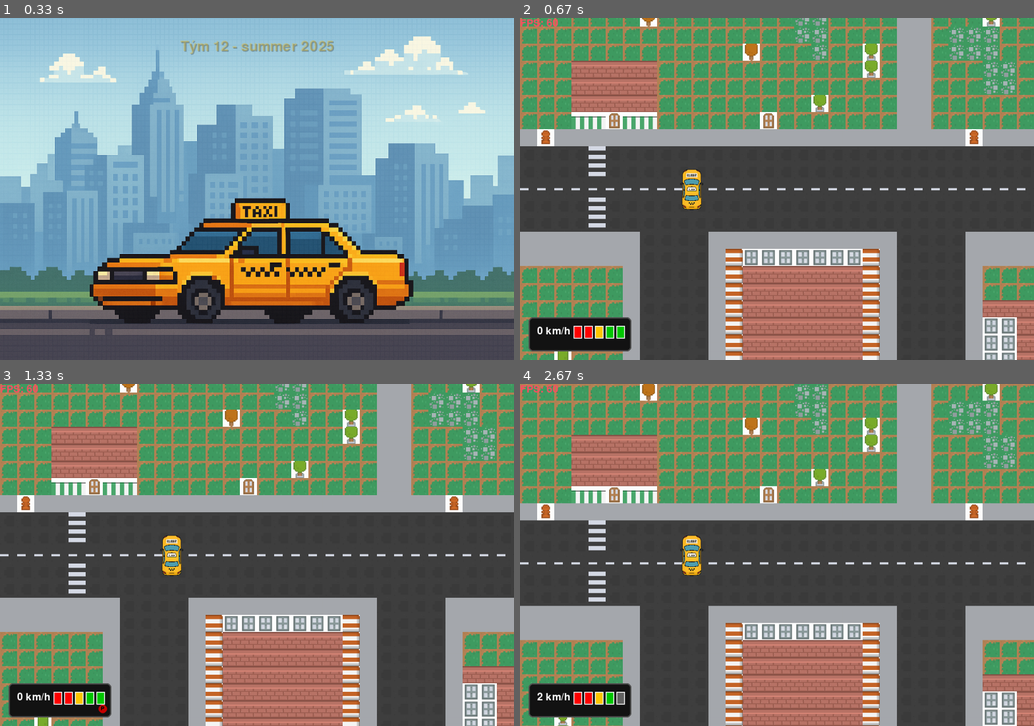
Above: before the commit, frames 1-4 (two rows, left to right).
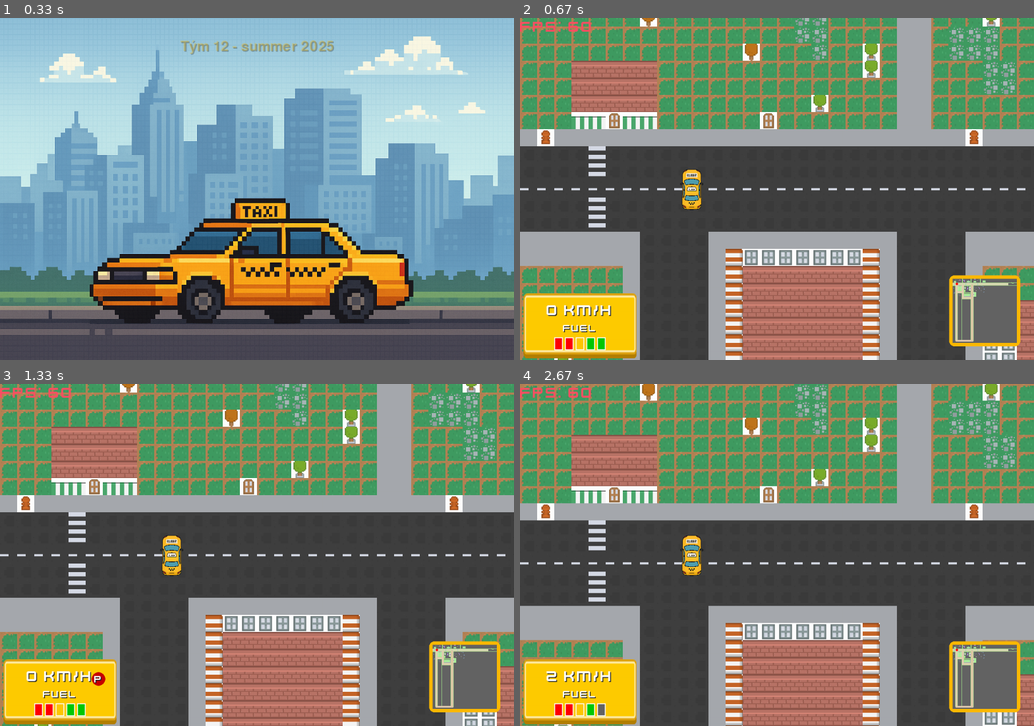
Above: after the commit, the same moments.

Repository: jirihos/UUN-Pygame-workshop
Game: pygame game, started from src/main.py
Two runs of this game, one before a commit and one after it. Both use one fixed random seed, a clock stepped at 60 frames per second and the inputs below.
Inputs (mouse positions are in pixels of both pictures, inside the frame that each line leads up to):
- Up to frame 1 (0.33 s): no input
- Up to frame 2 (0.67 s): click (777, 189) at 0.38 s
- Up to frame 3 (1.33 s): tap Space at 0.67 s; tap X at 1 s
- Up to frame 4 (2.67 s): tap Space at 2.33 s

Frame 1 is identical in both runs. In frame 2, 7.2% of the frame differs, in the area x 0-98%, y 0-100%; in frame 3, 7.2%; in frame 4, 7.2%.

Commit message:
Enhance game dashboard and minimap functionality; add custom font support and allow intro skip with mouse click

Diff:
--- a/src/scenes/game.py
+++ b/src/scenes/game.py
@@ -8,12 +8,16 @@
     def __init__(self, main):
         self.main = main
         self.sprites = pygame.sprite.Group()
-        self.car = CarSprite(400,500)     #(self.main.screen.get_width() // 2, self.main.screen.get_height() // 2)
+        self.car = CarSprite(400,500)
         self.sprites.add(self.car)
-        self.font = pygame.font.SysFont(None, 36)
         self.brake_pressed = False
 
         base_path = os.path.dirname(os.path.dirname(__file__))
+
+        # Use the same font as in mainmenu.py and menubutton.py
+        self.font_path = os.path.join(base_path, "fonts/Kenney_Future.ttf")
+        self.font = pygame.font.Font(self.font_path, 36)
+        self.font_small = pygame.font.Font(self.font_path, 24)
 
         self.SPRITE_TILE_SIZE = 16
         self.TILE_SPACING = 1
@@ -54,6 +58,28 @@
 
         self.MAP_WIDTH = len(self.tile_map[0]) * self.tile_size
         self.MAP_HEIGHT = len(self.tile_map) * self.tile_size
+
+        # === Minimap ===
+        self.minimap_scale = 1
+        self.minimap_surface = self._create_minimap()
+
+        # Load PNG backgrounds for minimap and dashboard
+        self.minimap_bg_img = pygame.image.load(os.path.join(base_path, "tiles/game/game_board_background.png")).convert_alpha()
+        self.dashboard_bg_img = pygame.image.load(os.path.join(base_path, "tiles/game/game_board_background.png")).convert_alpha()
+
+    def _create_minimap(self):
+        """Creates the minimap surface from the tile_map."""
+        map_w = len(self.tile_map[0])
+        map_h = len(self.tile_map)
+        scale = self.minimap_scale
+        surf = pygame.Surface((int(map_w * scale), int(map_h * scale)))
+        surf.fill((30, 30, 30))
+        for y, row in enumerate(self.tile_map):
+            for x, tile_id in enumerate(row):
+                color = self.tile_colors.get(tile_id, (80, 80, 80))
+                rect = pygame.Rect(int(x * scale), int(y * scale), max(1, int(scale)), max(1, int(scale)))
+                surf.fill(color, rect)
+        return surf
 
     def is_walkable(self, x, y):
         tile_x = int(x) // self.tile_size
@@ -88,44 +114,76 @@
                 if tile_img:
                     screen.blit(tile_img, pos)
         self.sprites.draw(screen)
-
         screen.blit(self.font.render(f"FPS: {self.main.clock.get_fps():.0f}", True, (250, 80, 100)), (0, 0))
 
         self.draw_dashboard()
+        self.draw_minimap()  # Draw the minimap
 
         pygame.display.flip()
 
     def draw_dashboard(self):
-        dash_rect = pygame.Rect(20, self.main.HEIGHT - 100, 240, 80)
-        pygame.draw.rect(self.main.screen, (20, 20, 20), dash_rect, border_radius=10)
-        pygame.draw.rect(self.main.screen, (80, 80, 80), dash_rect, 3, border_radius=10)
+
+        dash_rect = pygame.Rect(20, self.main.screen.get_height() - 140, 240, 120)
+        dash_bg_rect = dash_rect.inflate(24, 32)
+
+        # Scale and draw PNG background for dashboard
+        dashboard_bg_scaled = pygame.transform.scale(self.dashboard_bg_img, (dash_bg_rect.width, dash_bg_rect.height))
+        self.main.screen.blit(dashboard_bg_scaled, dash_bg_rect.topleft)
+
+        # Center area for content inside the dashboard background
+        center_x = dash_bg_rect.x + dash_bg_rect.width // 2
 
         # === Speed Display ===
-        speed_display = int(abs(self.car.speed * 5))  # scaled up display
-        self._draw_text(f"{speed_display} km/h", dash_rect.x + 20, dash_rect.y + 20, (255, 255, 255), size=36)
-
-        # === Fuel Gauge ===
-        fuel_level = max(0, min(self.car.fuel, 100))  # clamp to [0,100]
+        speed_display = int(abs(self.car.speed * 5))
+        speed_text = f"{speed_display} km/h"
+        fuel_label = "Fuel"
+
+        font_speed = pygame.font.Font(self.font_path, 36)
+        font_fuel = pygame.font.Font(self.font_path, 24)
+
+        # Render text surfaces and their shadows
+        speed_surface = font_speed.render(speed_text, True, (255, 255, 255))
+        speed_shadow = font_speed.render(speed_text, True, (40, 40, 40))
+        fuel_surface = font_fuel.render(fuel_label, True, (255, 255, 255))
+        fuel_shadow = font_fuel.render(fuel_label, True, (40, 40, 40))
+
+        # Calculate vertical positions for centering
+        total_height = speed_surface.get_height() + 8 + fuel_surface.get_height() + 8 + 30  # 30 for fuel gauge
+        start_y = dash_bg_rect.y + (dash_bg_rect.height - total_height) // 2
+
+        # Speed text centered
+        speed_x = center_x - speed_surface.get_width() // 2
+        speed_y = start_y
+        self.main.screen.blit(speed_shadow, (speed_x + 2, speed_y + 2))
+        self.main.screen.blit(speed_surface, (speed_x, speed_y))
+
+        # Fuel label centered
+        fuel_x = center_x - fuel_surface.get_width() // 2
+        fuel_y = speed_y + speed_surface.get_height() + 8
+        self.main.screen.blit(fuel_shadow, (fuel_x + 2, fuel_y + 2))
+        self.main.screen.blit(fuel_surface, (fuel_x, fuel_y))
+
+        # Fuel gauge centered under the fuel label
         blocks = 5
         block_width = 20
         block_height = 30
         spacing = 5
-        start_x = dash_rect.right - (blocks * (block_width + spacing)) - 10
-        y = dash_rect.y + 20
-
+        gauge_width = blocks * block_width + (blocks - 1) * spacing
+        gauge_x = center_x - gauge_width // 2
+        gauge_y = fuel_y + fuel_surface.get_height() + 8
+
+        fuel_level = max(0, min(self.car.fuel, 100))
         for i in range(blocks):
-            # Determine fill level
             threshold = (i + 1) * (100 / blocks)
-            color = (100, 100, 100)  # default: empty
+            color = (100, 100, 100)
             if fuel_level >= threshold:
                 if i >= 3:
-                    color = (0, 200, 0)  # green
+                    color = (0, 200, 0)
                 elif i == 2:
-                    color = (255, 200, 0)  # yellow
+                    color = (255, 200, 0)
                 else:
-                    color = (255, 0, 0)  # red
-
-            rect = pygame.Rect(start_x + i * (block_width + spacing), y, block_width, block_height)
+                    color = (255, 0, 0)
+            rect = pygame.Rect(gauge_x + i * (block_width + spacing), gauge_y, block_width, block_height)
             pygame.draw.rect(self.main.screen, color, rect)
             pygame.draw.rect(self.main.screen, (255, 255, 255), rect, 2)
 
@@ -134,11 +192,43 @@
             pygame.draw.rect(self.main.screen, (200, 0, 0), (dash_rect.x + 10, dash_rect.bottom - 25, 80, 20))
             self._draw_text("BRAKE", dash_rect.x + 15, dash_rect.bottom - 24, (0, 0, 0), size=20)
 
+        # Draw only the red "P" in a circle in the dashboard if handbrake is active
         if self.car.is_handbraking():
-            pygame.draw.circle(self.main.screen, (200, 0, 0), (dash_rect.right - 20, dash_rect.bottom - 20), 10)
-            self._draw_text("P", dash_rect.right - 25, dash_rect.bottom - 28, (0, 0, 0), size=20)
+            circle_x = dash_rect.right - 30
+            circle_y = dash_rect.y + 30
+            pygame.draw.circle(self.main.screen, (200, 0, 0), (circle_x, circle_y), 16)
+            font_p = pygame.font.Font(self.font_path, 24)
+            p_surface = font_p.render("P", True, (255, 255, 255))
+            p_shadow = font_p.render("P", True, (40, 40, 40))
+            px = circle_x - p_surface.get_width() // 2
+            py = circle_y - p_surface.get_height() // 2
+            self.main.screen.blit(p_shadow, (px + 2, py + 2))
+            self.main.screen.blit(p_surface, (px, py))
+
+    def draw_minimap(self):
+        """Displays the minimap in the bottom right corner and highlights the car position."""
+        scale = self.minimap_scale
+        minimap = self.minimap_surface.copy()
+        car_x = int(self.car.pos.x / self.tile_size * scale)
+        car_y = int(self.car.pos.y / self.tile_size * scale)
+        pygame.draw.circle(minimap, (255, 0, 0), (car_x, car_y), max(3, int(3 * scale)))
+        minimap_rect = minimap.get_rect()
+        minimap_rect.x = self.main.screen.get_width() - minimap_rect.width - 40
+        minimap_rect.y = self.main.screen.get_height() - minimap_rect.height - 40
+
+        # Draw a colored filled rectangle with border (same color as text PLAY in menu)
+        border_color = (252, 186, 3)
+        border_rect = minimap_rect.inflate(16, 16)
+        pygame.draw.rect(self.main.screen, border_color, border_rect, border_radius=12)
+        pygame.draw.rect(self.main.screen, border_color, border_rect, width=6, border_radius=12)
+
+        # Center minimap inside the border
+        minimap_center_x = border_rect.x + (border_rect.width - minimap_rect.width) // 2
+        minimap_center_y = border_rect.y + (border_rect.height - minimap_rect.height) // 2
+        self.main.screen.blit(minimap, (minimap_center_x, minimap_center_y))
 
     def _draw_text(self, text, x, y, color=(255, 255, 255), size=36):
-        font = pygame.font.SysFont(None, size)
+        # Use Kenney_Future font for all text
+        font = pygame.font.Font(self.font_path, size)
         surface = font.render(text, True, color)
         self.main.screen.blit(surface, (x, y))
--- a/src/scenes/mainmenu.py
+++ b/src/scenes/mainmenu.py
@@ -53,6 +53,9 @@
         for event in pygame.event.get():
             if event.type == pygame.QUIT:
                 self.main.quit()
+            # Allow skipping intro with mouse click
+            if event.type == pygame.MOUSEBUTTONDOWN and self.intro_timer > 0:
+                self.intro_timer = 0
 
         # Update
         self.intro_timer -= dt
Binary file added: src/Tiles/Game/game_board_background.png
